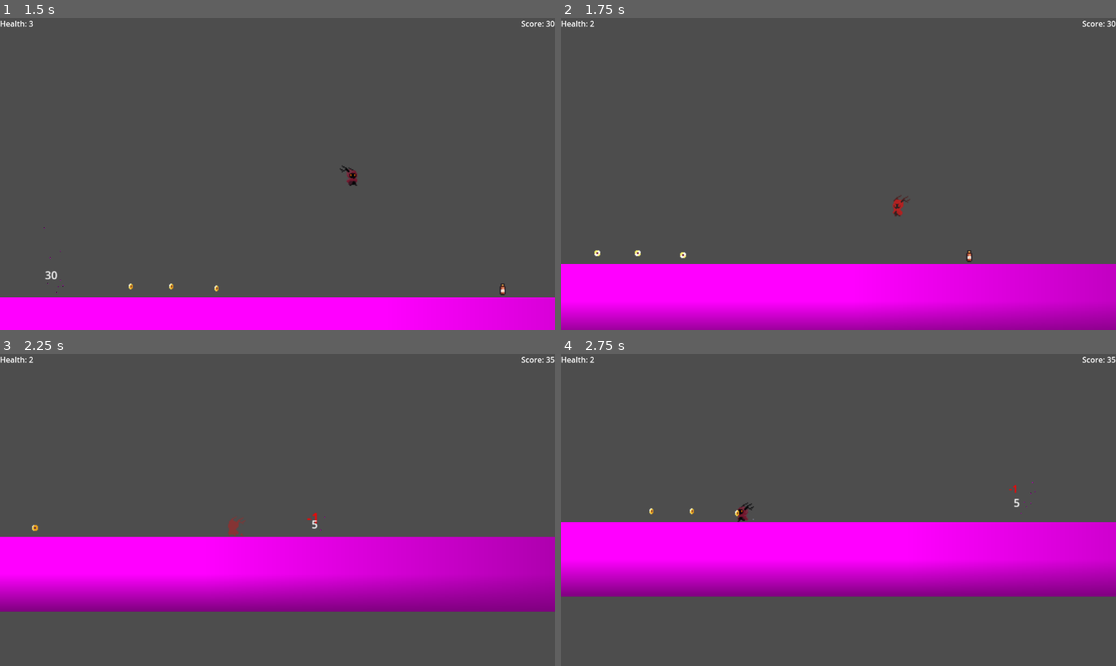
Above: before the commit, frames 1-4 (two rows, left to right).
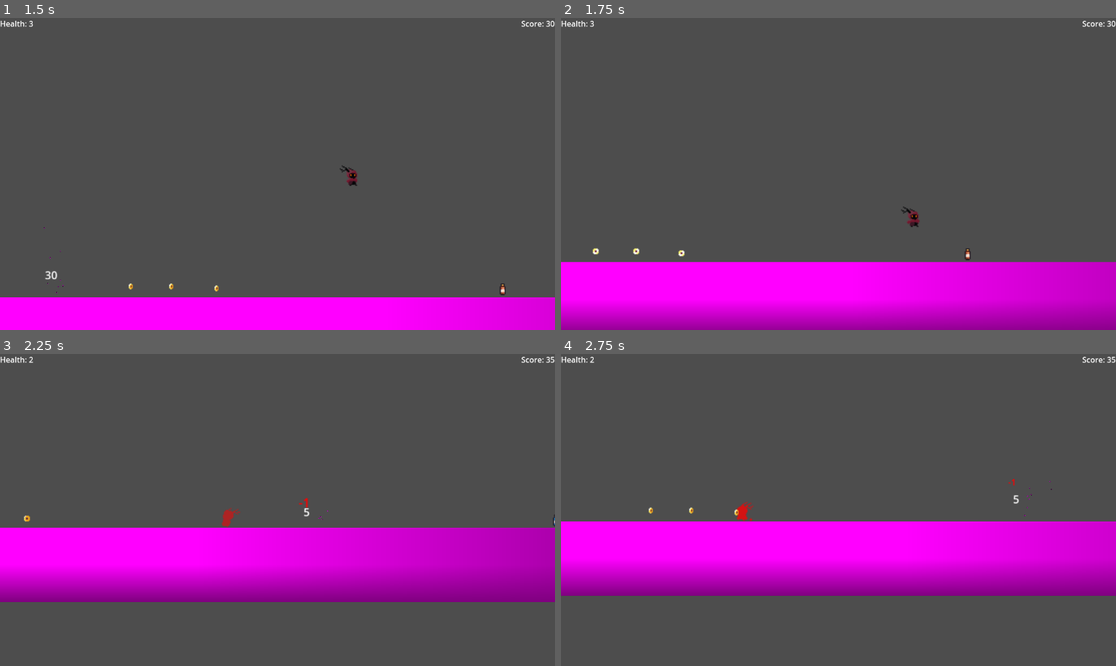
Above: after the commit, the same moments.

Repository: ag-pacier/Serif_Platformer
Game: Godot game, scene res://LevelStuff/Devlevel/devLevel.tscn
Two runs of this game, one before a commit and one after it. Both use one fixed random seed, a clock stepped at 60 frames per second and the inputs below. Sound files missing from this copy of the repository are replaced by a short silence.
Inputs:
- Up to frame 1 (1.5 s): hold Right (right) from 0.53 s (still down); tap Space (jump) at 0.77 s
- Up to frame 2 (1.75 s): keep holding Right (right); tap Space (jump) at 1.52 s
- Up to frame 3 (2.25 s): release Right (right) at 2.03 s; hold Left (left) from 2.03 s (still down)
- Up to frame 4 (2.75 s): keep holding Left (left)

Frame 1 is identical in both runs. In frame 2, 1.0% of the frame differs, in the area x 0-100%, y 0-79%; in frame 3, 12%, in the area x 0-100%, y 46-83%; in frame 4, 0.7%.

Commit message:
Made trigger action more generic

Diff:
--- a/LevelStuff/_trigger/trigger_base.gd
+++ b/LevelStuff/_trigger/trigger_base.gd
@@ -1,15 +1,17 @@
 extends Area2D
 class_name TriggerArea
 
-@export var expected_body_group: String
+@export var trigger_name: String
+
+# signal to emit when triggered
+signal trigger_trip
 
 func _ready():
-	if expected_body_group == "" or expected_body_group == null:
-		push_error("Trigger area has no expected body group and will be disabled: ", get_path())
+	if trigger_name == "" or trigger_name == null:
+		push_error("Trigger area has no name and will be disabled: ", get_path())
 	else:
 		$CollisionShape2D.set_deferred("disabled", false)
 
 
 func _on_body_entered(body):
-	if body.is_in_group(expected_body_group):
-		body.trigger_action()
+	emit_signal("trigger_trip", body, trigger_name)
--- a/Sprites/satrio/satrio.gd
+++ b/Sprites/satrio/satrio.gd
@@ -52,9 +52,6 @@
 ## score
 func add_score(added_score: int):
 	$Hud.increment_score(added_score)
-
-func trigger_action():
-	change_health(-1)
 
 ## Publicly accessible method to elicit emotion from Satrio
 func emote(emotion: Emotion):
